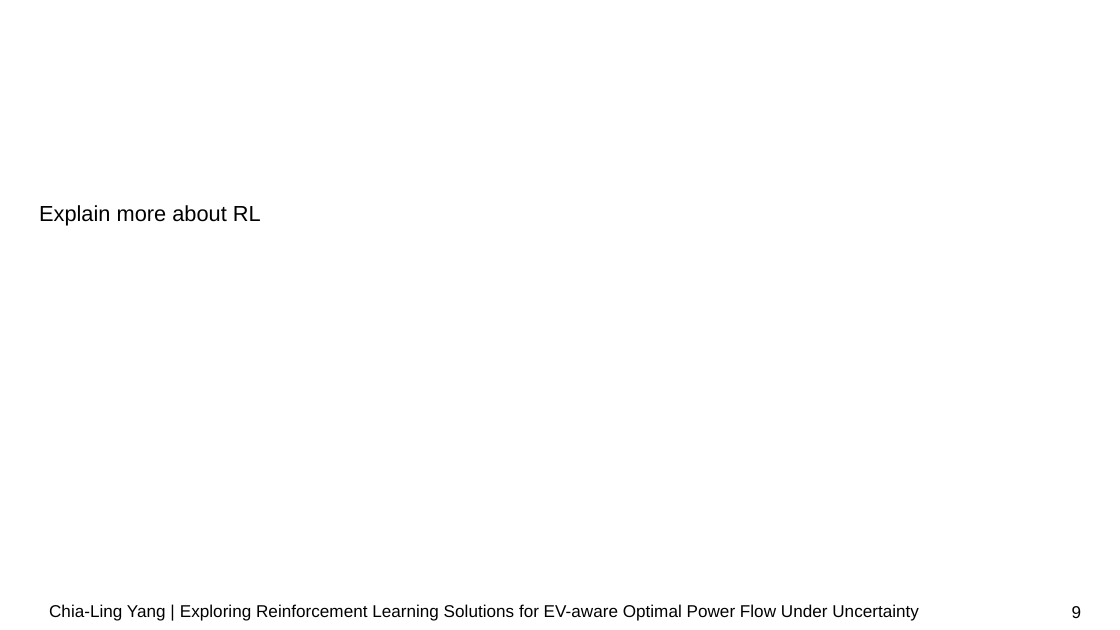
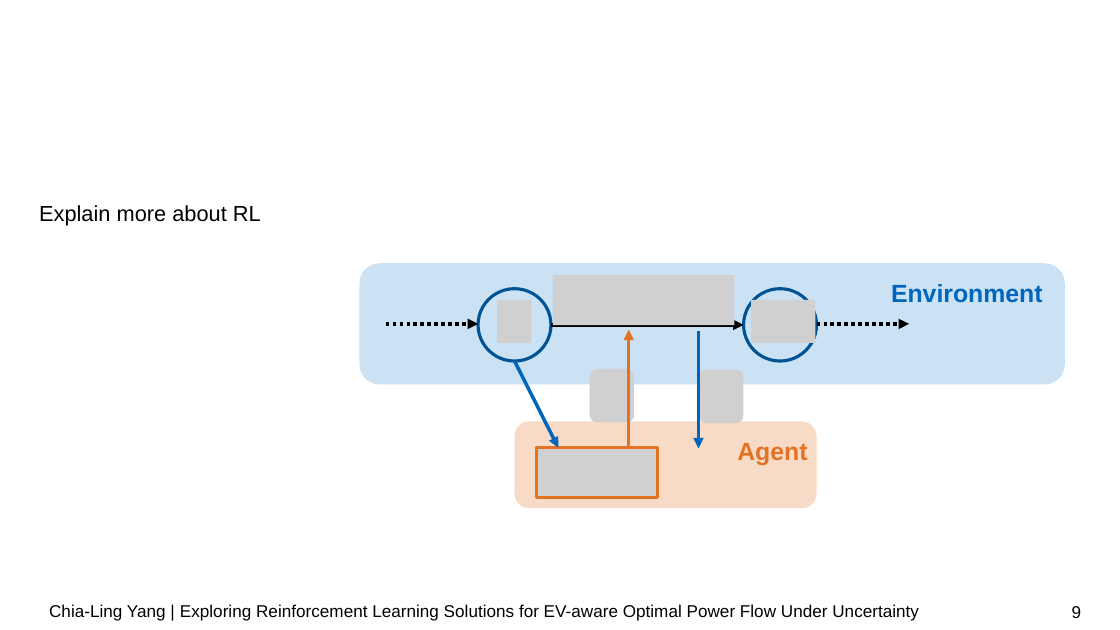
Before and after one commit to chialingyang7718/RL_OPF_EVaware, a slide deck: slide 9 of Mid-term Presentation.pptx. Drawn at 1120x630 pixels with LibreOffice and Linux fonts; fonts in the diff are those of the drawing; grey boxes stand for pictures; background and template pictures are left out. Boxes give left, top, right and bottom in pixels: in the first picture for what was removed or moved away, otherwise in the second. Text is boxed around its words. In the diff, an @@ line names an element or a change of style, - is before the commit and + after.

Commit message:
updated report images and slide

```diff
--- a/Mid-term Presentation.pptx
+++ b/Mid-term Presentation.pptx
@@ group added at <box>360,263,1065,507</box>: 6 pictures, 6 arrows, 2 rounded rectangles, 2 texts, 2 ellipses @@
+Environment
+Agent
```
Also in this commit, not shown: 1 other file.
